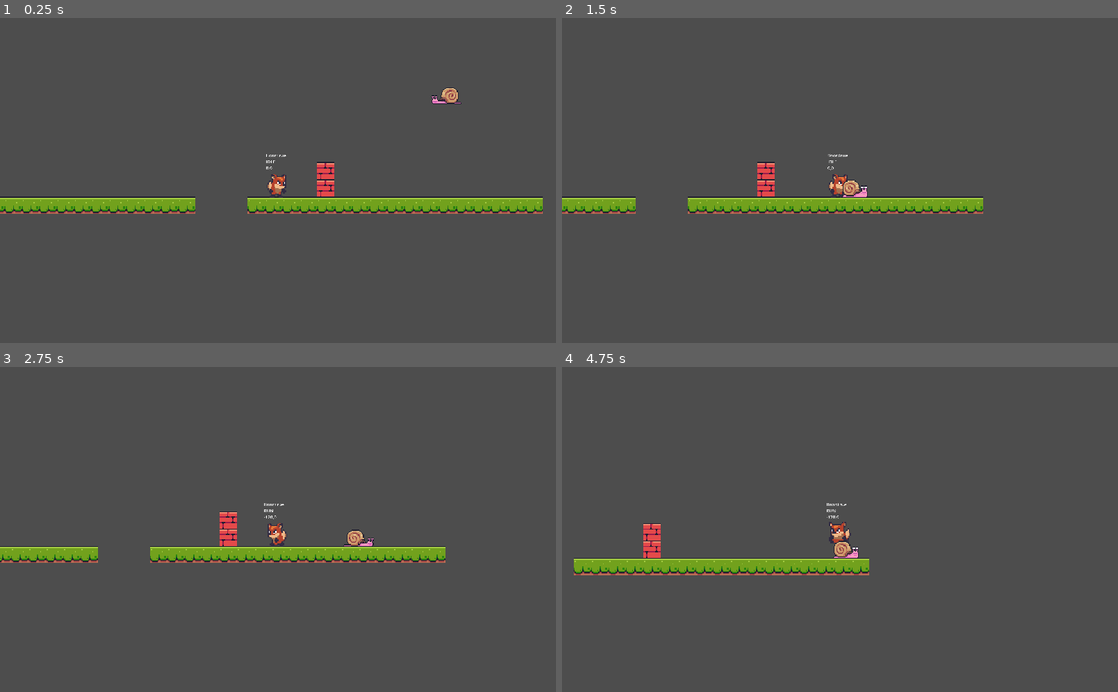
Above: before the commit, frames 1-4 (two rows, left to right).
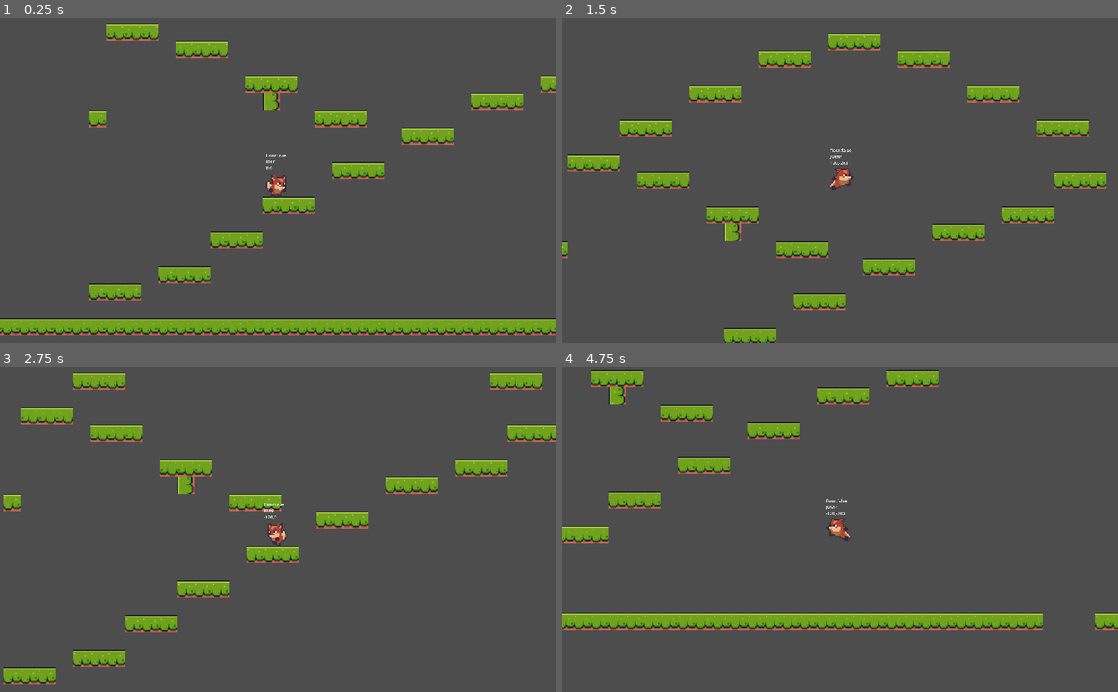
Above: after the commit, the same moments.

Repository: kphillpotts/GodotPlayground
Game: Godot game, scene res://scenes/level_base/level_base.tscn
Two runs of this game, one before a commit and one after it. Both use one fixed random seed, a clock stepped at 60 frames per second and the inputs below. Before the commit the project has no main scene; this scene is started directly in both runs.
Inputs:
- Up to frame 1 (0.25 s): no input
- Up to frame 2 (1.5 s): hold D (right) from 0.53 s (still down); tap Space (jump) at 0.6, 0.77, 1.07, 1.35 s
- Up to frame 3 (2.75 s): tap Space (jump) at 1.52, 1.82, 2.1 s; release D (right) at 2.03 s; hold A (left) from 2.03 s (still down)
- Up to frame 4 (4.75 s): release A (left) at 2.78 s; hold D (right) 2.78-4.28 s; tap Space (jump) at 2.85, 3.02, 3.32, 3.6, 3.77, 4.07, 4.35, 4.52 s; hold A (left) from 4.28 s (still down)

The runs differ from the first frame. In frame 1, 16% of the frame differs, in the area x 0-100%, y 1-98%; in frame 2, 13%; in frame 3, 11%; in frame 4, 13%.

Commit message:
Added Basic Frog

Diff:
--- /dev/null
+++ b/FoxyAntics/enemies/frog.gd
@@ -0,0 +1,67 @@
+extends EnemyBase
+
+@onready var animated_sprite_2d = $AnimatedSprite2D
+@onready var jump_timer = $JumpTimer
+
+const JUMP_VELOCITY: Vector2 = Vector2(100, -150)
+const JUMP_WAIT_RANGE: Vector2 = Vector2(2.5,5)
+
+var _allow_jump: bool = false
+var _seen_player: bool = false
+
+# Called when the node enters the scene tree for the first time.
+func _ready():
+	super._ready()
+	start_timer()
+
+# Called every frame. 'delta' is the elapsed time since the previous frame.
+func _physics_process(delta):
+	super._physics_process(delta)
+
+	if is_on_floor() == false:
+		velocity.y += _gravity * delta
+	else:
+		velocity.x = 0
+		animated_sprite_2d.play("idle")
+
+	apply_jump()
+	move_and_slide()
+	flip_me();
+
+func apply_jump():
+	if is_on_floor() == false:
+		return
+
+	if _seen_player == false or _allow_jump == false:
+		return
+
+	velocity = JUMP_VELOCITY
+
+	if animated_sprite_2d.flip_h == false:
+		velocity.x = velocity.x * -1
+
+	_allow_jump = false
+	animated_sprite_2d.play("jump")
+	start_timer()
+
+
+func flip_me() -> void:
+	if ( _player_ref.global_position.x > global_position.x and animated_sprite_2d.flip_h == false):
+		animated_sprite_2d.flip_h = true
+	elif (_player_ref.global_position.x < global_position.x and animated_sprite_2d.flip_h == true):
+		animated_sprite_2d.flip_h = false
+
+
+func start_timer() -> void:
+	jump_timer.wait_time = randf_range(JUMP_WAIT_RANGE.x, JUMP_WAIT_RANGE.y)
+	jump_timer.start()
+
+func _on_jump_timer_timeout():
+	_allow_jump = true
+
+func _on_visible_on_screen_notifier_2d_screen_entered():
+	print("frog sees player")
+	_seen_player = true
+
+func _on_visible_on_screen_notifier_2d_screen_exited():
+	pass # Replace with function body.
--- /dev/null
+++ b/FoxyAntics/enemies/frog.tscn
@@ -0,0 +1,86 @@
+[gd_scene load_steps=13 format=3 uid="uid://duy7vp0i2bbjt"]
+
+[ext_resource type="PackedScene" uid="uid://dpa0jyu5jcrif" path="res://enemies/enemy_base.tscn" id="1_vemm4"]
+[ext_resource type="Script" path="res://enemies/frog.gd" id="2_4eb5l"]
+[ext_resource type="Texture2D" uid="uid://bt0tig6cu6acs" path="res://assets/enemies/frog/frog_sheet.png" id="3_lge2w"]
+
+[sub_resource type="AtlasTexture" id="AtlasTexture_mpglb"]
+atlas = ExtResource("3_lge2w")
+region = Rect2(0, 0, 35, 32)
+
+[sub_resource type="AtlasTexture" id="AtlasTexture_km7an"]
+atlas = ExtResource("3_lge2w")
+region = Rect2(35, 0, 35, 32)
+
+[sub_resource type="AtlasTexture" id="AtlasTexture_yk0d1"]
+atlas = ExtResource("3_lge2w")
+region = Rect2(70, 0, 35, 32)
+
+[sub_resource type="AtlasTexture" id="AtlasTexture_abity"]
+atlas = ExtResource("3_lge2w")
+region = Rect2(105, 0, 35, 32)
+
+[sub_resource type="AtlasTexture" id="AtlasTexture_mvqnq"]
+atlas = ExtResource("3_lge2w")
+region = Rect2(140, 0, 35, 32)
+
+[sub_resource type="AtlasTexture" id="AtlasTexture_jyrfj"]
+atlas = ExtResource("3_lge2w")
+region = Rect2(175, 0, 35, 32)
+
+[sub_resource type="AtlasTexture" id="AtlasTexture_lflhy"]
+atlas = ExtResource("3_lge2w")
+region = Rect2(210, 0, 35, 32)
+
+[sub_resource type="SpriteFrames" id="SpriteFrames_u87bu"]
+animations = [{
+"frames": [{
+"duration": 1.0,
+"texture": SubResource("AtlasTexture_mpglb")
+}, {
+"duration": 1.0,
+"texture": SubResource("AtlasTexture_km7an")
+}, {
+"duration": 1.0,
+"texture": SubResource("AtlasTexture_yk0d1")
+}, {
+"duration": 1.0,
+"texture": SubResource("AtlasTexture_abity")
+}, {
+"duration": 3.0,
+"texture": SubResource("AtlasTexture_mvqnq")
+}],
+"loop": true,
+"name": &"idle",
+"speed": 4.0
+}, {
+"frames": [{
+"duration": 1.0,
+"texture": SubResource("AtlasTexture_jyrfj")
+}, {
+"duration": 1.0,
+"texture": SubResource("AtlasTexture_lflhy")
+}],
+"loop": false,
+"name": &"jump",
+"speed": 2.0
+}]
+
+[sub_resource type="RectangleShape2D" id="RectangleShape2D_fy8wt"]
+size = Vector2(14, 14)
+
+[node name="Frog" instance=ExtResource("1_vemm4")]
+script = ExtResource("2_4eb5l")
+
+[node name="AnimatedSprite2D" parent="." index="1"]
+scale = Vector2(0.75, 0.75)
+sprite_frames = SubResource("SpriteFrames_u87bu")
+animation = &"idle"
+autoplay = "idle"
+
+[node name="CollisionShape2D" type="CollisionShape2D" parent="." index="2"]
+shape = SubResource("RectangleShape2D_fy8wt")
+
+[node name="JumpTimer" type="Timer" parent="." index="3"]
+
+[connection signal="timeout" from="JumpTimer" to="." method="_on_jump_timer_timeout"]
--- a/FoxyAntics/project.godot
+++ b/FoxyAntics/project.godot
@@ -11,6 +11,7 @@
 [application]
 
 config/name="FoxyAntics"
+run/main_scene="res://scenes/level_base/level_base.tscn"
 config/features=PackedStringArray("4.2", "Mobile")
 config/icon="res://icon.png"
 
--- a/FoxyAntics/scenes/level_base/level_base.tscn
+++ b/FoxyAntics/scenes/level_base/level_base.tscn
@@ -1,10 +1,11 @@
-[gd_scene load_steps=8 format=3 uid="uid://lviyibr1w0xr"]
+[gd_scene load_steps=9 format=3 uid="uid://lviyibr1w0xr"]
 
 [ext_resource type="Script" path="res://scenes/level_base/level_base.gd" id="1_2igrx"]
 [ext_resource type="Texture2D" uid="uid://r6dgnso7vqut" path="res://assets/tiles/Terrain (16x16).png" id="1_h8fgj"]
 [ext_resource type="PackedScene" uid="uid://7w5tmctbwlus" path="res://scenes/player_cam/player_cam.tscn" id="2_kmb7x"]
 [ext_resource type="PackedScene" uid="uid://5p85vg04368a" path="res://scenes/player/player.tscn" id="3_26exu"]
 [ext_resource type="PackedScene" uid="uid://b62yd2a1v48sl" path="res://enemies/snail.tscn" id="3_xgw28"]
+[ext_resource type="PackedScene" uid="uid://duy7vp0i2bbjt" path="res://enemies/frog.tscn" id="6_df4eo"]
 
 [sub_resource type="TileSetAtlasSource" id="TileSetAtlasSource_7ttu6"]
 texture = ExtResource("1_h8fgj")
@@ -535,7 +536,10 @@
 zoom = Vector2(2, 2)
 
 [node name="Player" parent="." instance=ExtResource("3_26exu")]
-position = Vector2(718, -69)
+position = Vector2(256, -172)
 
 [node name="Snail" parent="." instance=ExtResource("3_xgw28")]
 position = Vector2(873, -157)
+
+[node name="Frog" parent="." instance=ExtResource("6_df4eo")]
+position = Vector2(795, -414)
